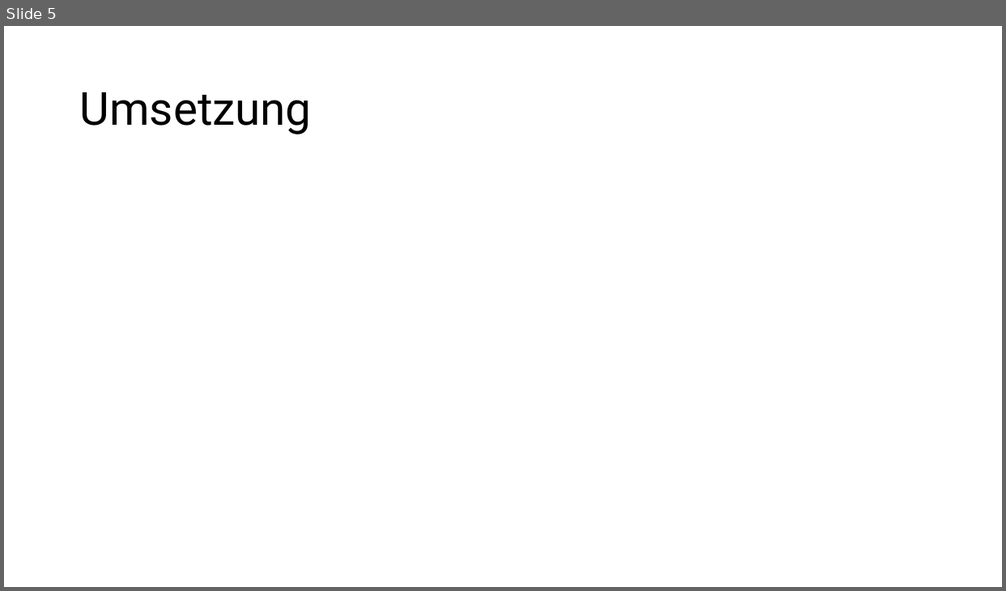
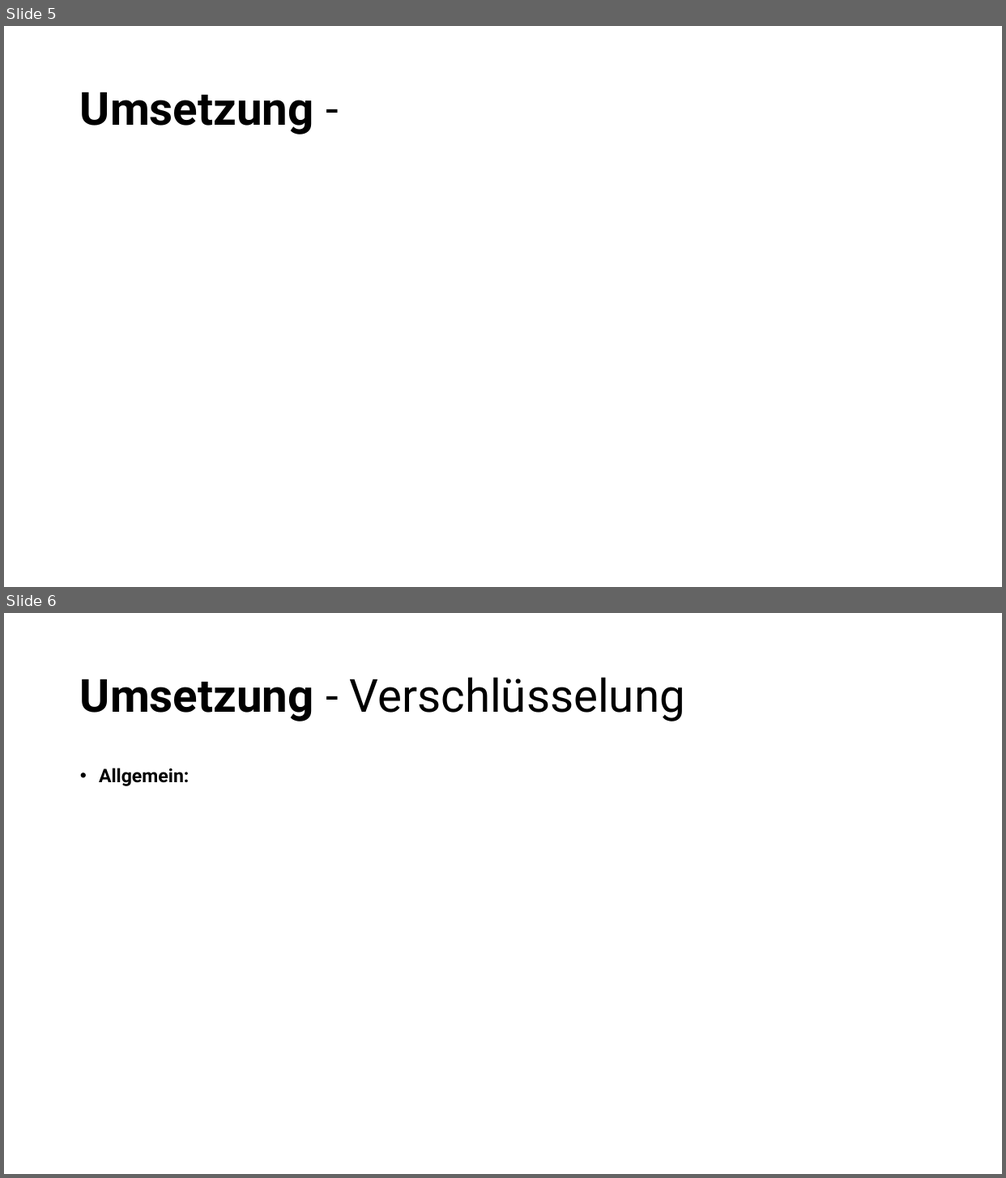
Before and after one commit to NykyTV/PasswortManager, a slide deck: pp/Presentation.pptx. Shown one above the other, each under a label of ours: slide 5 before the commit, slides 5 and 6 after it. The pictures are 1006x591 and 1006x1178 pixels, drawn with LibreOffice and Linux fonts; fonts in the diff are those of the drawing. Boxes give left, top, right and bottom in pixels: in the first picture for what was removed or moved away, otherwise in the second. Text is boxed around its words. In the diff, an @@ line names an element or a change of style, - is before the commit and + after.

```diff
--- a/pp/Presentation.pptx
+++ b/pp/Presentation.pptx
@@ slide 6 added at (x1=4, y1=613, x2=1002, y2=1174), background #FFFFFF @@
@@ title added at (x1=80, y1=677, x2=685, y2=722), 44 pt, text #000000 @@
+Umsetzung - Verschlüsselung
@@ text added at (x1=99, y1=768, x2=189, y2=786), 18 pt, text #000000, bold @@
+• Allgemein:
@@ slide 5 changed as well @@
@@ title at (x1=80, y1=92, x2=314, y2=135): text changed; bold on @@
-Umsetzung
+Umsetzung -
```
Also in this commit, not shown: 5 other slides changed, 1 other slide added.
